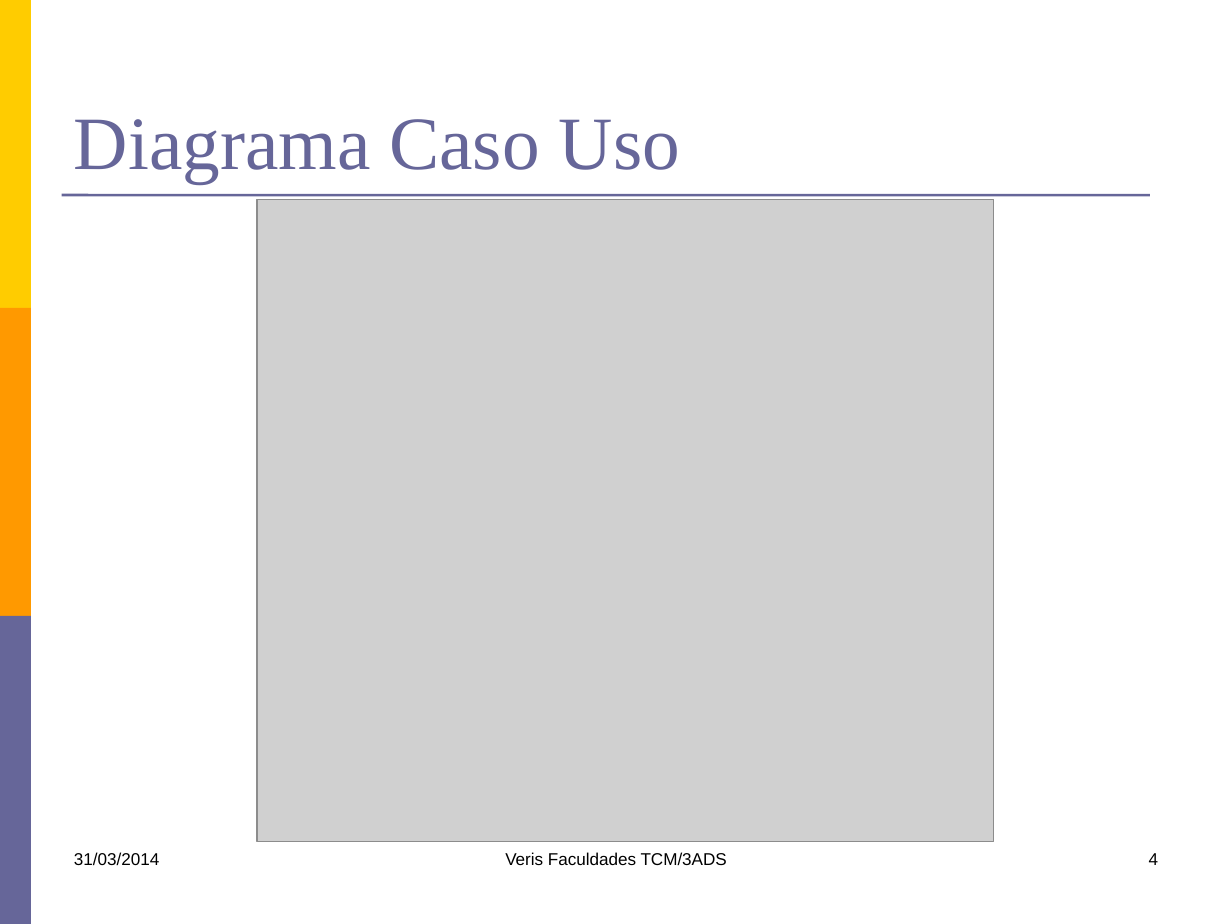
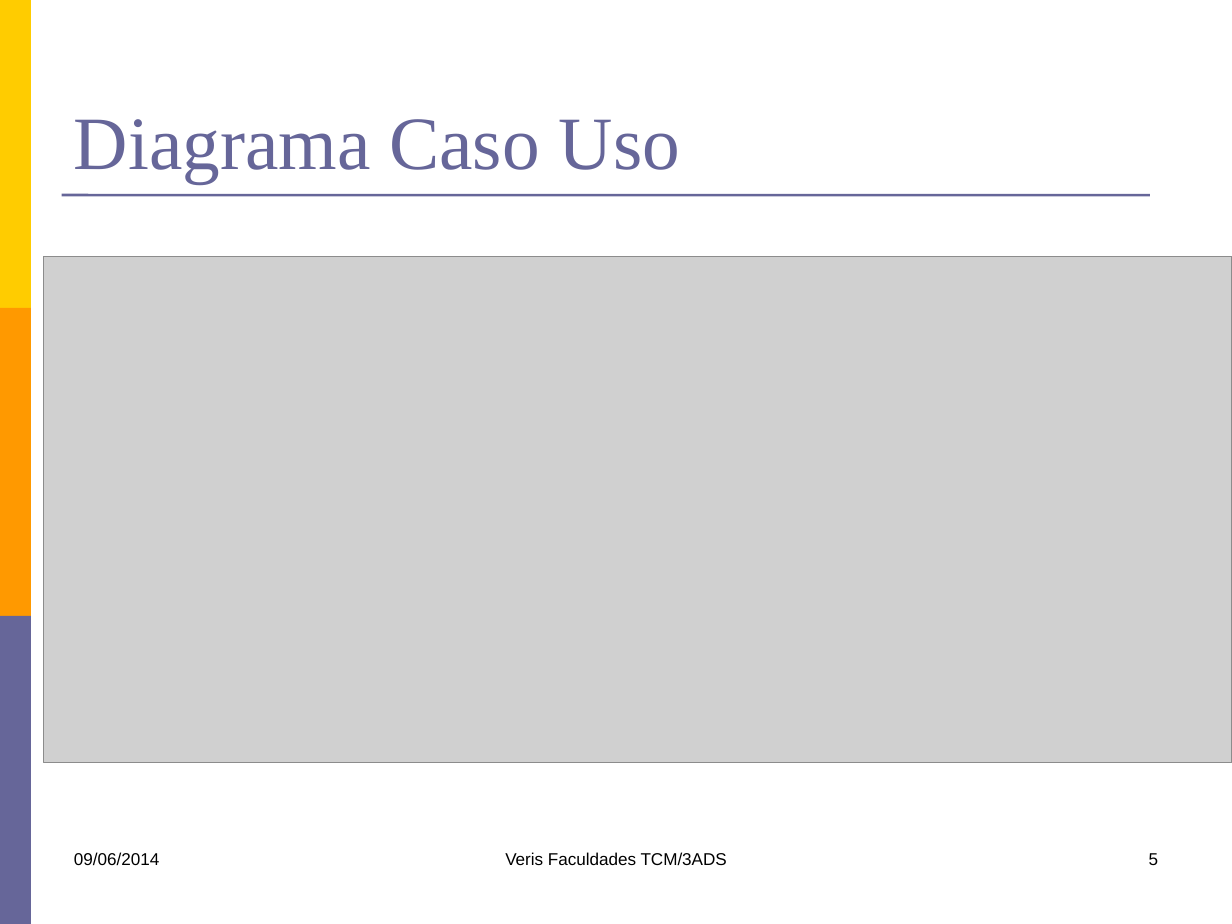
Before and after one commit to kokmz/TCCHUE, a slide deck: slide 5 of documentacao/G4_Apresentacao1sem2014.pptx (slide 4 before the commit). Drawn at 1232x924 pixels with LibreOffice and Linux fonts; fonts in the diff are those of the drawing; grey boxes stand for pictures. Boxes give left, top, right and bottom in pixels: in the first picture for what was removed or moved away, otherwise in the second. Text is boxed around its words. In the diff, an @@ line names an element or a change of style, - is before the commit and + after.

Commit message:
Atualização do slide de apresentação, atendendo o Roteiro de apresentação Final proposto.
IMPORTANTE >>> Alguns diagramas de classe foram modificados(apenas no visual) para dar uma melhor visibilidade nos slides. Resolvemos quebrar os diagramas de classe e de comunicação em partes para dar um melhor entendimento e facilitar a leitura na hora da apresentação.

```diff
--- a/documentacao/G4_Apresentacao1sem2014.pptx
+++ b/documentacao/G4_Apresentacao1sem2014.pptx
@@ picture: place and size @@
-picture at bbox=[257, 200, 994, 843]
+picture at bbox=[43, 256, 1232, 763]
@@ text at bbox=[74, 852, 159, 866]: text changed @@
-31/03/2014
+09/06/2014
@@ page number at bbox=[1149, 853, 1159, 865]: text changed @@
-4
+5
```
Also in this commit, not shown: 7 other slides changed, 24 slides added.
